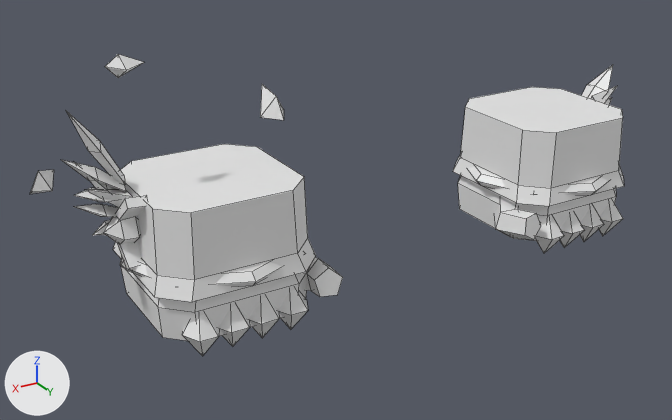
The FBX model roblox/art/armor/gloves_tier3_transcendent.fbx: old version first, new version second.
Camera for both pictures: a 50 mm lens placed at (3.8, 5.49, 1.63), pointed at (0.52, 0.04, -1.1). The lights are fixed; the arrows at lower left show +X, +Y and +Z. The first picture is the older version. Mesh edges are drawn as thin lines. Where no turn or scale is listed for an object, it has been applied to the vertices.

Script lines for the objects in view, before the commit:
```python
me_bracer_r = bpy.data.meshes.new('Bracer_R')
me_bracer_r.from_pydata(...)  # 39 vertices, 36 faces; spans x -0.59..1.19, y -0.59..0.59, z -0.53..0.94
me_bracer_r.materials.append(mat_gloves_tier3_transcendent_bracer_r)  # white #e7e7e7
me_bracer_r_glow = bpy.data.meshes.new('Bracer_R_Glow')
me_bracer_r_glow.from_pydata(...)  # 24 vertices, 25 faces; spans x 0.48..0.76, y -0.136..0.223, z -0.476..0.083
me_bracer_r_glow.materials.append(mat_gloves_tier3_transcendent_bracer_r_glow)  # white #e7e7e7
me_glove_l = bpy.data.meshes.new('Glove_L')
me_glove_l.from_pydata(...)  # 71 vertices, 78 faces; spans x -0.56..0.729, y -0.55..0.639, z -0.32..0.21
me_glove_l.materials.append(mat_gloves_tier3_transcendent_glove_l)  # white #e7e7e7
me_glove_r = bpy.data.meshes.new('Glove_R')
me_glove_r.from_pydata(...)  # 71 vertices, 78 faces; spans x -0.735..0.56, y -0.55..0.639, z -0.32..0.21
me_glove_r.materials.append(mat_gloves_tier3_transcendent_glove_r)  # white #e7e7e7
ob_bracer_r = bpy.data.objects.new('Bracer_R', me_bracer_r)
ob_bracer_r.location = (1.5, 0.0, -0.69)
ob_bracer_r_glow = bpy.data.objects.new('Bracer_R_Glow', me_bracer_r_glow)
ob_bracer_r_glow.location = (1.5, 0.0, -0.69)
ob_glove_l = bpy.data.objects.new('Glove_L', me_glove_l)
ob_glove_l.location = (-1.5, 0.0, -1.37)
ob_glove_r = bpy.data.objects.new('Glove_R', me_glove_r)
ob_glove_r.location = (1.5, 0.0, -1.37)
# also in view: 'Bracer_L_Grade' at (-1.59, 0.0, -0.88); 'Bracer_L' at (-1.5, 0.0, -0.93); 'Bracer_R_Grade' at (1.64, 0.0, -0.64); 'Bracer_R_Trim' at (2.22, -0.1, -0.68)
```
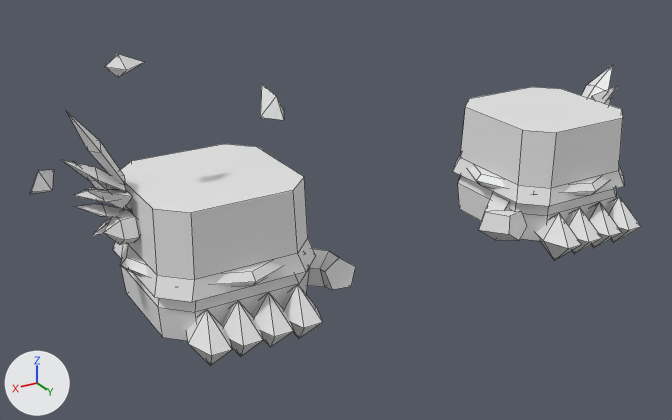
Pixel boxes [x1, y1, x2, y2] of what changed, in the pictures (672 x 420 px; the box of a moved part takes in the faces that stretch with it):
'Glove_R', reshaped: before [120, 257, 343, 356]; after [120, 249, 355, 366]
'Glove_L', reshaped (11% wider, 9% taller): before [458, 175, 623, 253]; after [458, 175, 641, 260]
'Bracer_R_Glow', reshaped (17% narrower, 53% shorter): before [103, 195, 148, 271]; after [103, 210, 140, 245]
part 1 of me_glove_l, moved or reshaped: before [599, 202, 623, 236]; after [605, 197, 641, 242]
part 2 of me_glove_l, moved or reshaped: before [580, 207, 604, 242]; after [586, 202, 622, 248]
part 3 of me_glove_l, moved or reshaped: before [560, 212, 584, 248]; after [565, 207, 602, 254]
part 4 of me_glove_l, moved or reshaped: before [535, 218, 564, 253]; after [536, 213, 582, 260]
part 5 of me_glove_l, moved or reshaped: before [494, 198, 541, 240]; after [479, 192, 527, 241]
part 6 of me_bracer_r_glow, deleted: before [115, 195, 148, 271]
part 7 of me_glove_r, moved or reshaped: before [278, 289, 308, 330]; after [281, 285, 323, 338]
part 8 of me_glove_r, moved or reshaped: before [249, 297, 279, 338]; after [251, 292, 293, 347]
part 9 of me_glove_r, moved or reshaped: before [219, 306, 250, 347]; after [221, 301, 263, 356]
part 10 of me_glove_r, moved or reshaped: before [182, 314, 219, 356]; after [186, 309, 232, 366]
part 11 of me_glove_r, moved or reshaped: before [306, 257, 343, 297]; after [308, 249, 355, 290]

What the commit changed:
me_glove_l is used by ob_glove_l; location (-1.5, 0.0, -1.37).
me_glove_l had 71 vertices, 78 faces and spanned x -0.56..0.729, y -0.55..0.639, z -0.32..0.21.
me_glove_l now has 71 vertices, 78 faces and spans x -0.56..0.852, y -0.55..0.828, z -0.33..0.21.
me_glove_l part 1: the loose piece of 8 vertices spanning x -0.46..-0.2, y 0.361..0.639, z -0.32..0.08 is scaled about its middle by (1.08, 1.5, 1.05), then moved by (0.0, 0.12, 0.0).
me_glove_l part 2: the loose piece of 8 vertices spanning x -0.24..0.02, y 0.361..0.639, z -0.32..0.08 is scaled about its middle by (1.08, 1.5, 1.05), then moved by (0.0, 0.12, 0.0).
me_glove_l part 3: the loose piece of 8 vertices spanning x -0.02..0.24, y 0.361..0.639, z -0.32..0.08 is scaled about its middle by (1.08, 1.5, 1.05), then moved by (0.0, 0.12, 0.0).
me_glove_l part 4: the loose piece of 8 vertices spanning x 0.2..0.46, y 0.361..0.639, z -0.32..0.08 is scaled about its middle by (1.08, 1.5, 1.05), then moved by (0.0, 0.12, 0.0).
me_glove_l part 5: 15 of 71 vertices moved; they spanned x 0.316..0.729, y 0.062..0.625, z -0.144..0.119 and now span x 0.369..0.852, y 0.008..0.591, z -0.154..0.134; mean shift (0.093, -0.037, 0.007); largest move (0.679, 0.625, -0.02) -> (0.811, 0.59, 0.004).
me_bracer_r_glow is used by ob_bracer_r_glow; location (1.5, 0.0, -0.69).
me_bracer_r_glow had 24 vertices, 25 faces and spanned x 0.48..0.76, y -0.136..0.223, z -0.476..0.083.
me_bracer_r_glow now has 12 vertices, 15 faces and spans x 0.48..0.76, y -0.114..0.114, z -0.32..-0.103.
me_bracer_r_glow part 6: the loose piece of 12 vertices spanning x 0.507..0.671, y -0.136..0.223, z -0.476..0.083 is deleted.
me_glove_r is used by ob_glove_r; location (1.5, 0.0, -1.37).
me_glove_r had 71 vertices, 78 faces and spanned x -0.735..0.56, y -0.55..0.639, z -0.32..0.21.
me_glove_r now has 71 vertices, 78 faces and spans x -0.854..0.56, y -0.55..0.828, z -0.33..0.21.
me_glove_r part 7: the loose piece of 8 vertices spanning x -0.46..-0.2, y 0.361..0.639, z -0.32..0.08 is scaled about its middle by (1.08, 1.5, 1.05), then moved by (0.0, 0.12, 0.0).
me_glove_r part 8: the loose piece of 8 vertices spanning x -0.24..0.02, y 0.361..0.639, z -0.32..0.08 is scaled about its middle by (1.08, 1.5, 1.05), then moved by (0.0, 0.12, 0.0).
me_glove_r part 9: the loose piece of 8 vertices spanning x -0.02..0.24, y 0.361..0.639, z -0.32..0.08 is scaled about its middle by (1.08, 1.5, 1.05), then moved by (0.0, 0.12, 0.0).
me_glove_r part 10: the loose piece of 8 vertices spanning x 0.2..0.46, y 0.361..0.639, z -0.32..0.08 is scaled about its middle by (1.08, 1.5, 1.05), then moved by (0.0, 0.12, 0.0).
me_glove_r part 11: 15 of 71 vertices moved; they spanned x -0.735..-0.325, y 0.062..0.627, z -0.127..0.139 and now span x -0.854..-0.376, y 0.008..0.597, z -0.134..0.156; mean shift (-0.093, -0.037, 0.007); largest move (-0.686, 0.614, 0.047) -> (-0.814, 0.571, 0.076).
